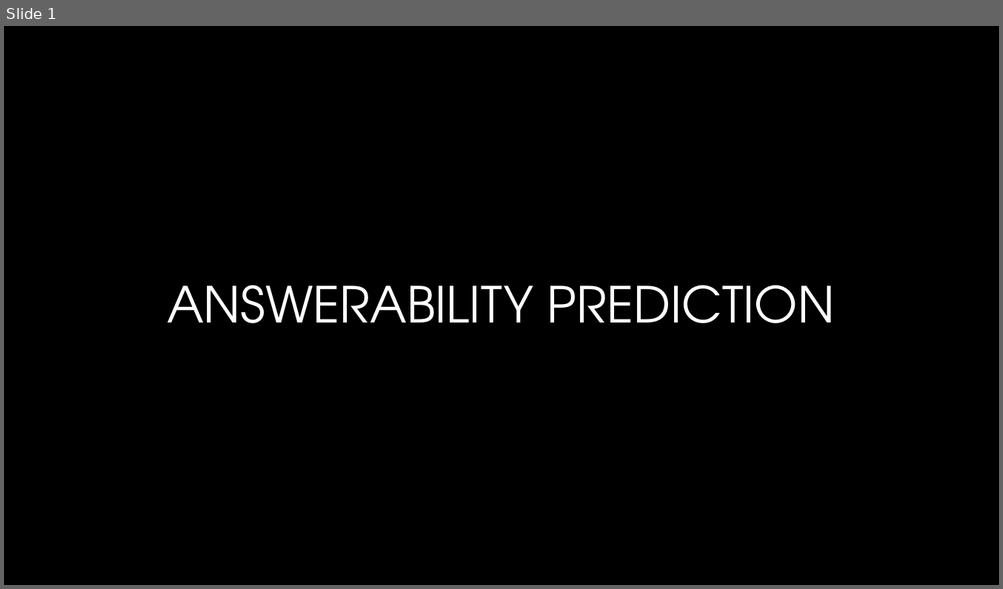
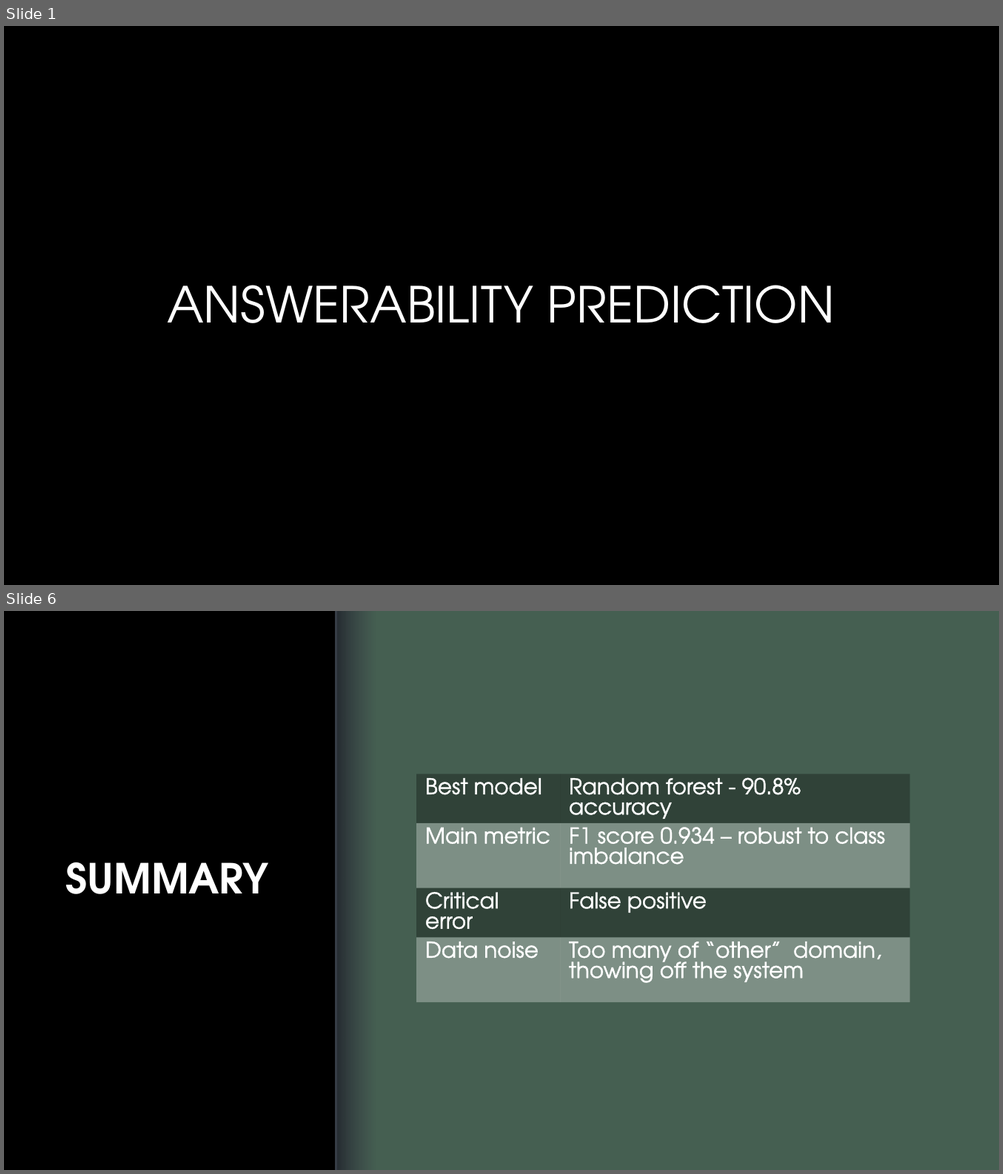
Before and after one commit to lanashmuz/machine_learning_exe1, a slide deck: exe2/presentation.pptx. Shown one above the other, each under a label of ours: slide 1 before the commit, slides 1 and 6 after it; the slides between them are not shown. The pictures are 1003x589 and 1003x1174 pixels, drawn with LibreOffice and Linux fonts; fonts in the diff are those of the drawing; background and template pictures are left out. Boxes give left, top, right and bottom in pixels: in the first picture for what was removed or moved away, otherwise in the second. Text is boxed around its words. In the diff, an @@ line names an element or a change of style, - is before the commit and + after.

```diff
--- a/exe2/presentation.pptx
+++ b/exe2/presentation.pptx
@@ slide 6 added at (4, 611, 999, 1170), background picture (left out) @@
@@ rectangle added at (336, 611, 999, 1170), fill #455F51 @@
@@ line added from (336, 611) to (336, 1170), #282E35 3 pt @@
@@ rectangle added at (338, 611, 376, 1170), fill gradient #363D46 to #282E35 @@
@@ table added at (417, 775, 910, 1027), 4 rows, 2 columns @@
+Best model | Random forest - 90.8% accuracy
+Main metric | F1 score 0.934 – robust to class imbalance
+Critical error | False positive
+Data noise | Too many of “other” domain, thowing off the system
@@ title added at (66, 863, 268, 894), 40 pt, text gradient #FFFFFF to #A6A6A6, bold @@
+SUMMARY
```
Also in this commit, not shown: 2 slides changed, 2 other slides added.
